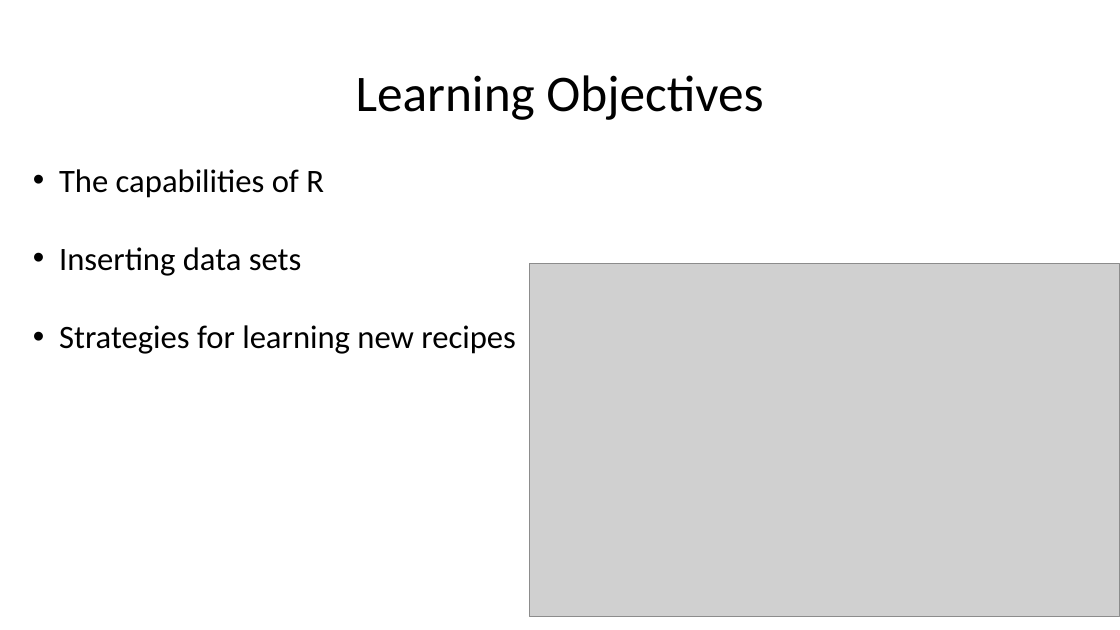
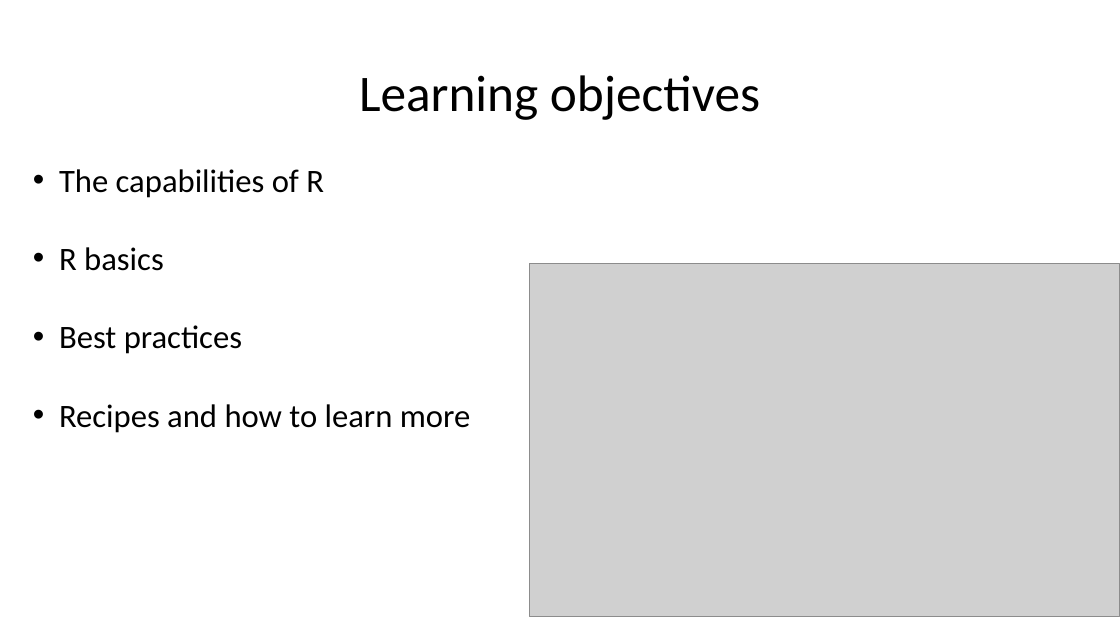
Before and after one commit to bdh5029/Rprojects, a slide deck: slide 2 of VisualizingR.pptx. Drawn at 1120x630 pixels with LibreOffice and Linux fonts; fonts in the diff are those of the drawing; grey boxes stand for pictures. Boxes give left, top, right and bottom in pixels: in the first picture for what was removed or moved away, otherwise in the second. Text is boxed around its words. In the diff, an @@ line names an element or a change of style, - is before the commit and + after.

```diff
--- a/VisualizingR.pptx
+++ b/VisualizingR.pptx
@@ title at <box>359,75,760,120</box>: text changed @@
-Learning Objectives
+Learning objectives
@@ text at <box>59,247,470,433</box>: text changed @@
-• Inserting data sets
-• Strategies for learning new recipes
+• R basics
+• Best practices
+• Recipes and how to learn more
```
Also in this commit, not shown: 4 other slides changed, 3 slides added, 5 slides removed.
